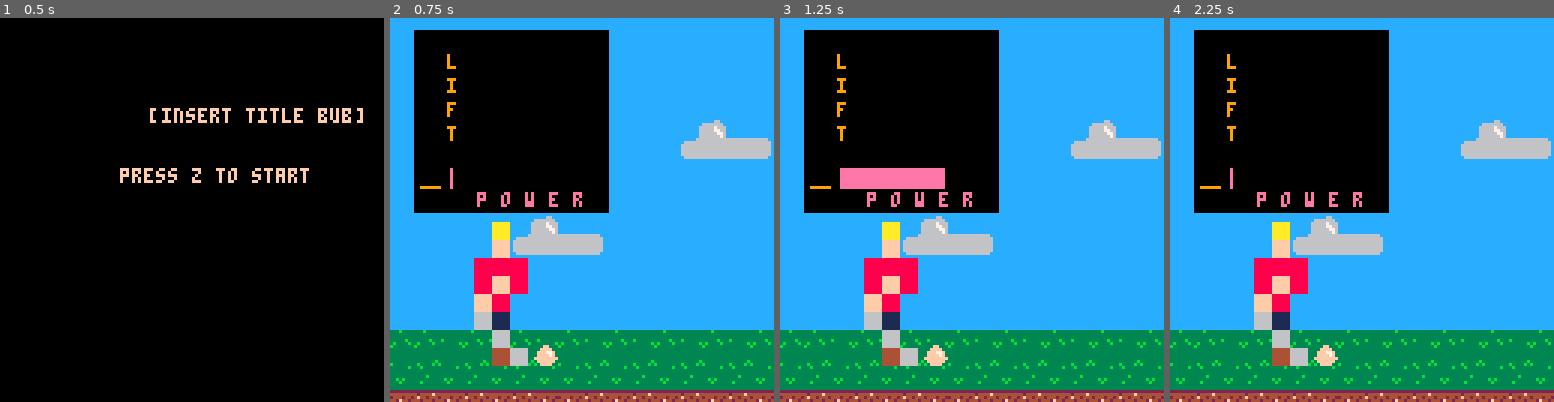
Above: before the commit, frames 1-4 (left to right).
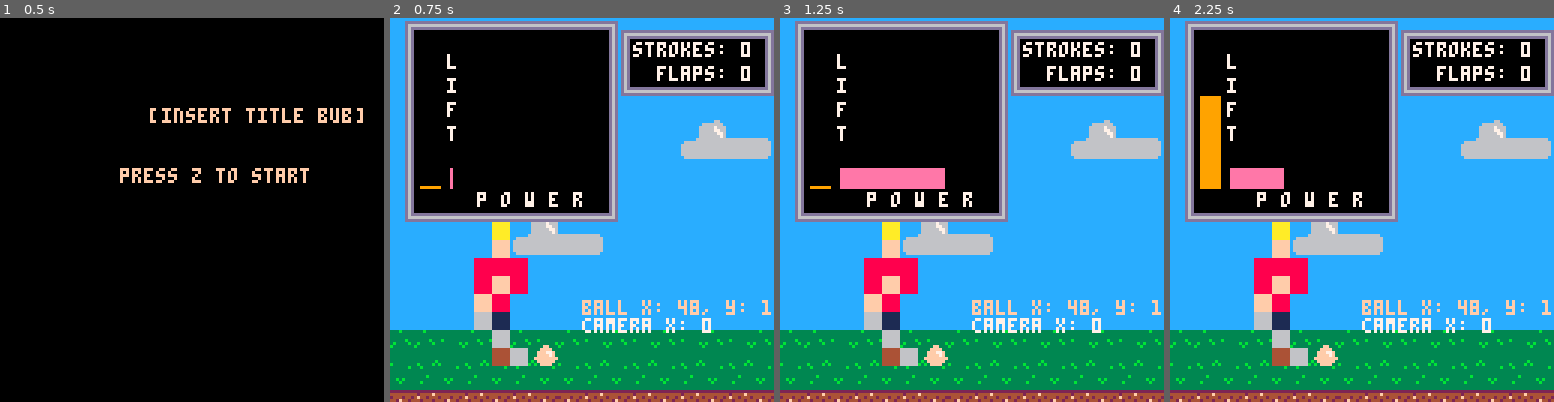
Above: after the commit, the same moments.

Repository: mccordgh/all_pico_8_carts
Game: PICO-8 cartridge workspace/ludum_dare_41/ld41_golf_flappy_bird.p8
Two runs of this game, one before a commit and one after it. Both use one fixed random seed, a clock stepped at 60 frames per second and the inputs below.
Inputs:
- Up to frame 1 (0.5 s): no input
- Up to frame 2 (0.75 s): tap O (Z key) at 0.7 s
- Up to frame 3 (1.25 s): no input
- Up to frame 4 (2.25 s): tap O (Z key) at 1.7, 2.1 s

Frame 1 is identical in both runs. In frame 2, 13% of the frame differs, in the area x 3-100%, y 0-83%; in frame 3, 13%; in frame 4, 15%.

Commit message:
ld41 golf

Diff:
--- a/workspace/ludum_dare_41/ld41_golf_flappy_bird.p8
+++ b/workspace/ludum_dare_41/ld41_golf_flappy_bird.p8
@@ -6,6 +6,7 @@
     init_game()
     init_ball()
     init_player()
+    init_player_start()
 end
 
 function init_game()
@@ -106,8 +107,6 @@
 end
 
 function draw_flag()
-    --sspr(17, 900, 0)
-    --sspr(33, 900, 8)
     sspr(8, 8, 8, 8, 1000, 4, 16, 16)
     x = 0
 
@@ -132,19 +131,47 @@
 
     spr(ball.sprite, ball.x, ball.y)
 
-    if (do_draw_meter) then
+    if (do_draw_meter and (not level_finish)) then
         draw_all_meters()
+        draw_score()
     end
 
     debug_info()
 
-    if (collided) then
+    --[[if (collided) then
         print("try again!!", cam_x + 60, 30, 8)
-    end
+    end]]
 
     if (level_finish) then
-        print("you win, guy!!", cam_x + 60, 30, 11)
-    end
+        draw_final_score()
+    end
+end
+
+function make_box(mx, my, mw, mh)
+    mx += cam_x
+    mw += cam_x
+
+    --outer border
+    rectfill(mx - 3, my - 3, mw + 3, mh + 3, 13)
+
+    --middle border
+    rectfill(mx - 2, my - 2, mw + 2, mh + 2, 6)
+
+    --inner border
+    rectfill(mx - 1, my - 1, mw + 1, mh + 1, 13)
+
+    --box
+    rectfill(mx, my, mw, mh, 0)
+end
+
+function draw_final_score()
+    print ("YOU WIN GUY", cam_x + 50, 64, 7)
+end
+
+function draw_score()
+    make_box(80, 7, 124, 22)
+    print("strokes: " .. player.strokes, cam_x + 81, 8, 7)
+    print("  flaps: " .. player.flaps, cam_x + 81, 16, 7)
 end
 
 function draw_all_meters()
@@ -155,8 +182,10 @@
         if (power_percent > 100) then
             power_percent = 100
         end
-        print ("p o w e r ", cam_x + 29, 58, 14)
-        rectfill(cam_x + 20, 50, cam_x + 20 + (power_percent / 2), 56, 14)
+        print ("p o w e r ", cam_x + 29, 58, 7)
+        if (power > -1) then
+            rectfill(cam_x + 20, 50, cam_x + 20 + (power_percent / 2), 56, 14)
+        end
     end
 
     if (draw_lift) then
@@ -164,11 +193,13 @@
         if (lift_percent > 100) then
             lift_percent = 100
         end
-        print ("l", cam_x + 19, 12, 9)
-        print ("i", cam_x + 19, 20, 9)
-        print ("f", cam_x + 19, 28, 9)
-        print ("t", cam_x + 19, 36, 9)
-        rectfill(cam_x + 10, 56 - (lift_percent / 2), cam_x + 16, 56, 9)
+        print ("l", cam_x + 19, 12, 7)
+        print ("i", cam_x + 19, 20, 7)
+        print ("f", cam_x + 19, 28, 7)
+        print ("t", cam_x + 19, 36, 7)
+        if (lift > -1) then
+            rectfill(cam_x + 10, 56 - (lift_percent / 2), cam_x + 16, 56, 9)
+        end
     end
 end
 
@@ -184,8 +215,7 @@
 end
 
 function draw_meter_box()
-    rectfill(cam_x + 8, 4, cam_x + 72, 64, 0)
-    --print ("press z to stop", 39, 56, 15)
+    make_box(8, 4, 72, 64)
 end
 
 function init_ball()
@@ -200,8 +230,7 @@
     ball.sprite = 3
 end
 
-function init_player()
-    player = {}
+function reset_player_vars()
     player.x = ball.x - 44
     player.y = ball.y - 40
     player.sprite = 13
@@ -210,8 +239,18 @@
     player.frame_spd = 6
     player.power = -1
     player.lift = -1
+end
+
+function init_player()
+    player = {}
+    reset_player_vars()
     --player.power = max_power / 2
     --player.lift = max_lift / 2
+end
+
+function init_player_start()
+    player.strokes = 0
+    player.flaps = 0
 end
 
 function hitting_state()
@@ -268,8 +307,6 @@
     else if (player.lift == -1) then
         lift_meter()
     else
-        lift = 0
-        power = 0
         swing_animate()
     end
     end
@@ -296,9 +333,13 @@
 
         if (player.frame == 4) then
             player.sprite = 13
+            player.strokes += 1
 
             hitting_ball = true
             do_draw_meter = false
+
+            lift = 0
+            power = 0
 
             ball.x_speed = player.power
             ball.y_speed = player.lift
@@ -357,7 +398,7 @@
     end
 
     if (tree_collide) then
-        init_player()
+        reset_player_vars()
         collided = true
         ball.x_speed = 0
     end
@@ -393,6 +434,8 @@
 end
 
 function flap()
+    player.flaps += 1
+
     if (ball.y > 8) then
         ball.y_speed = 2
         ball.x_speed = 1.5
@@ -427,13 +470,14 @@
 
 function debug_info()
     --print("collided: " .. to_string(collided), cam_x + 50, 10, 15)
-    --print("ball x: " .. ball.x .. ", y: " .. ball.y, cam_x + 10, 20, 15)
+    print("ball x: " .. ball.x .. ", y: " .. ball.y, cam_x + 64, 94, 15)
     --print("ball speed x: " .. ball.x_speed .. ", y: " .. ball.y_speed, cam_x + 10, 30, 15)
     --print("pow: " .. power, cam_x + 10, 10, 15)
     --print("lift: " .. lift, cam_x + 10, 20, 15)
     --print("landed: true", cam_x + 70, 20, 15)
     --print("x_hit: " .. to_string(x_hit), cam_x + 50, 50, 15)
     --print("y_hit: " .. to_string(y_hit), cam_x + 50, 70, 15)
+    print("camera x: " .. cam_x, cam_x + 64, 100, 7)
 end
 
 function set_camera()
@@ -465,14 +509,14 @@
 333333b307777760000000000000000000000000424444f4444444440000000000000000c666666666666666666666666666666c000000000000000000000000
 33333b33007777600000000000000000000000004f442444244424420000000000000000cc6666666666666666666666666666cc000000000000000000000000
 033333300000775000000000000000000000000044244424442f44240000000000000000cccccccccccccccccccccccccccccccc000000000000000000000000
-03444f30000000600000000000000000000000000000000000000000000000000000000000000000000000000000000000000000000000000000000000000000
-00441f00000000600000000000000000000000000000000000000000000000000000000000000000000000000000000000000000000000000000000000000000
-00441f00000000600000000000000000000000000000000000000000000000000000000000000000000000000000000000000000000000000000000000000000
-00444f00000000600000000000000000000000000000000000000000000000000000000000000000000000000000000000000000000000000000000000000000
-00444f00000000600000000000000000000000000000000000000000000000000000000000000000000000000000000000000000000000000000000000000000
-00444f00000000600000000000000000000000000000000000000000000000000000000000000000000000000000000000000000000000000000000000000000
-040000f0000000600000000000000000000000000000000000000000000000000000000000000000000000000000000000000000000000000000000000000000
-4000000f000000600000000000000000000000000000000000000000000000000000000000000000000000000000000000000000000000000000000000000000
+00444f00000000600000000000000000000000000000000000000000000000000000000000000000000000000000000000000000000000000000000000000000
+00444f00000000600000000000000000000000000000000000000000000000000000000000000000000000000000000000000000000000000000000000000000
+00444f00000000600000000000000000000000000000000000000000000000000000000000000000000000000000000000000000000000000000000000000000
+00444f00000000600000000000000000000000000000000000000000000000000000000000000000000000000000000000000000000000000000000000000000
+00444f00000000600000000000000000000000000000000000000000000000000000000000000000000000000000000000000000000000000000000000000000
+00444f00000000600000000000000000000000000000000000000000000000000000000000000000000000000000000000000000000000000000000000000000
+00444f00000000600000000000000000000000000000000000000000000000000000000000000000000000000000000000000000000000000000000000000000
+00444f00000000600000000000000000000000000000000000000000000000000000000000000000000000000000000000000000000000000000000000000000
 00000000000000600000000000000000000000000000000000000000000000000000000000000000000000000000000000000000000000000000000000000000
 00000000000000600000000000000000000000000000000000000000000000000000000000000000000000000000000000000000000000000000000000000000
 00000000000000600000000000000000000000000000000000000000000000000000000000000000000000000000000000000000000000000000000000000000
@@ -501,4 +545,4 @@
 0707080708070807080708070807080708070807080708070807070807080708070807080708070807080708070807080708070807080708070807070807080708070807080708070807080708070708070807080708070807080708070807080708070807080708070708070807080707080708070807080707080708070807
 0605060506050606050605060506050605060506050605060506060506050605060506050605060506050605060605060506050605060506050605060506050605060506050605060506050605060506050605060506050606050605060506050605060506050605060506050605060506050506050605060506050605060506
 1615161516151616151615161516151615161516151615161516161516151615161516151615161516151615161615161516151615161516151615161516151615161516151615161516151615161516151615161516151616151615161516151615161516151615161516151615161516151516151615161516151615161516
-    spr(ball.sprite, ball.x, ball.y)
+00000000ba00000000e00ba000000ba000000000000000000000000000000000000000000000000000000000000000000000000000000000000000000000000000000000000000000000000000000000000000000000000000000000000000000000000000000000000000000000000000000000000000000000000000000000
